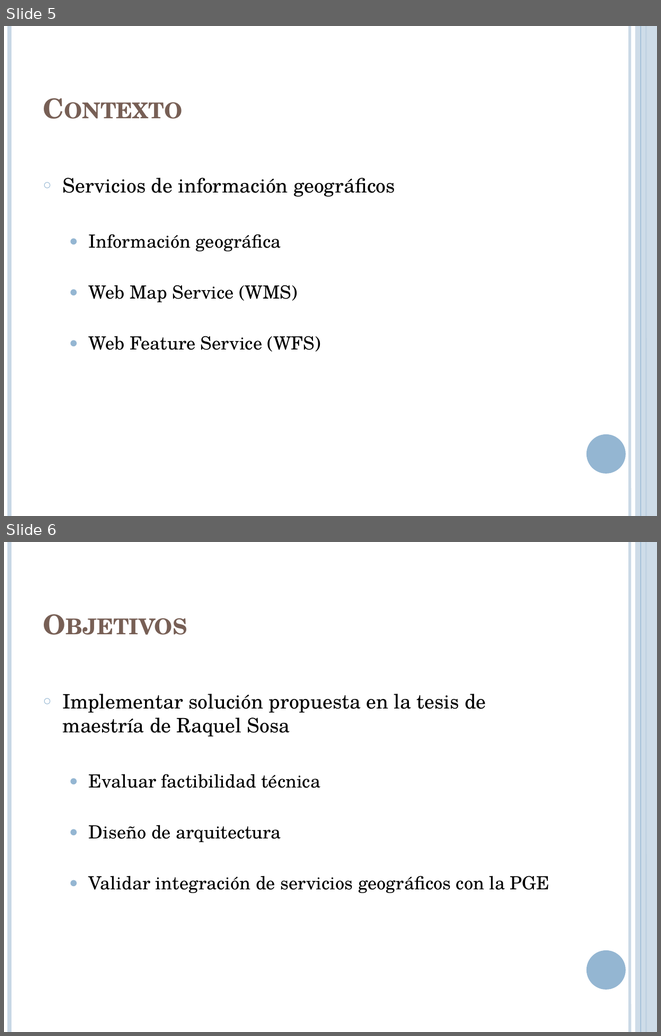
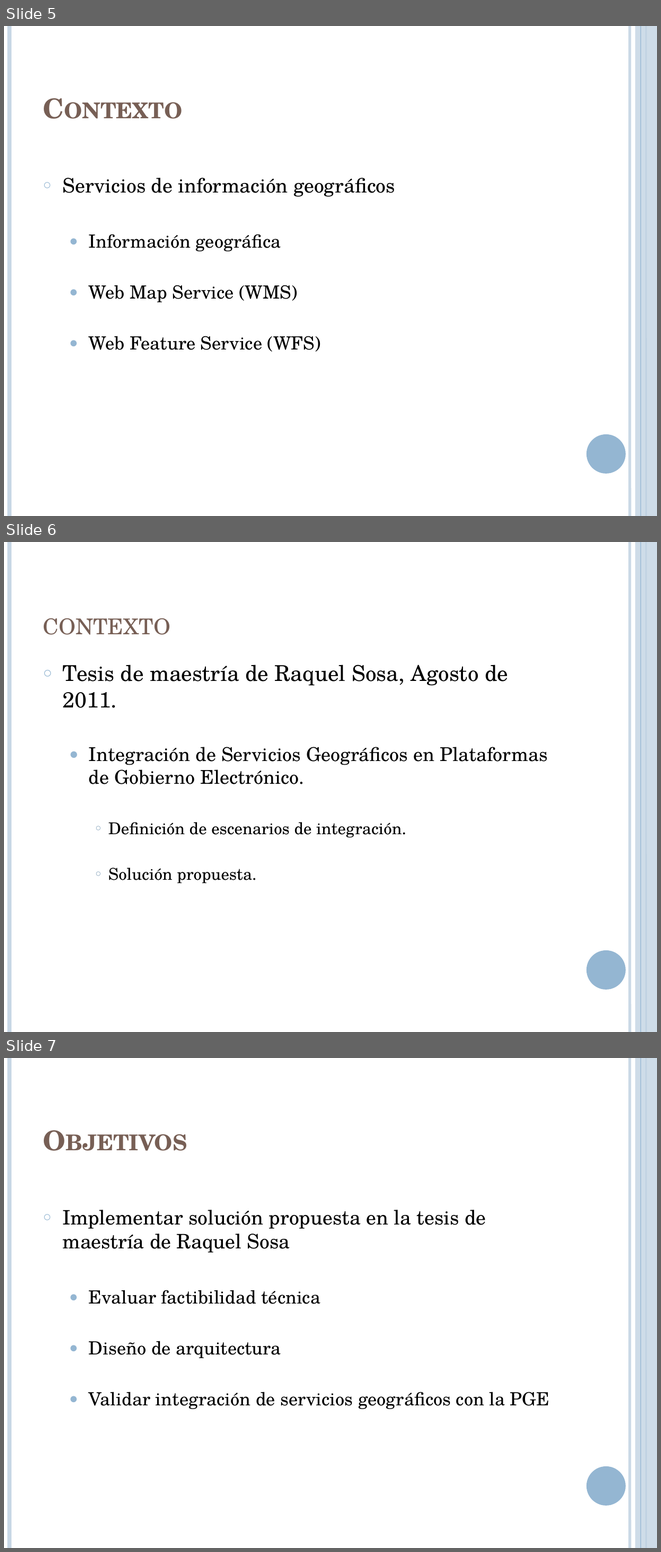
Before and after one commit to lcpaso1/integracion-gis-pge, a slide deck: Presentacion.pptx. Shown one above the other, each under a label of ours: slides 5 and 6 before the commit, slides 5, 6 and 7 after it. The pictures are 661x1036 and 661x1552 pixels, drawn with LibreOffice and Linux fonts; fonts in the diff are those of the drawing. Boxes give left, top, right and bottom in pixels: in the first picture for what was removed or moved away, otherwise in the second. Text is boxed around its words. In the diff, an @@ line names an element or a change of style, - is before the commit and + after.

```diff
--- a/Presentacion.pptx
+++ b/Presentacion.pptx
@@ slide 6 added at (4, 542, 657, 1032), background #FFFFFF; not listed: 6 template elements that a slide beside it also shows @@
@@ title added at (43, 618, 171, 635), 30 pt, text #775F55, small capitals @@
+contexto
@@ text added at (63, 664, 548, 883), 21 pt, text #000000 @@
+○ Tesis de maestría de Raquel Sosa, Agosto de 2011.
+  ● Integración de Servicios Geográficos en Plataformas de Gobierno Electrónico.
+    ○ Definición de escenarios de integración.
+    ○ Solución propuesta.
@@ what was slide 6 is now slide 7 @@
```
Also in this commit, not shown: 7 slides changed, 4 other slides added, 3 other files.
